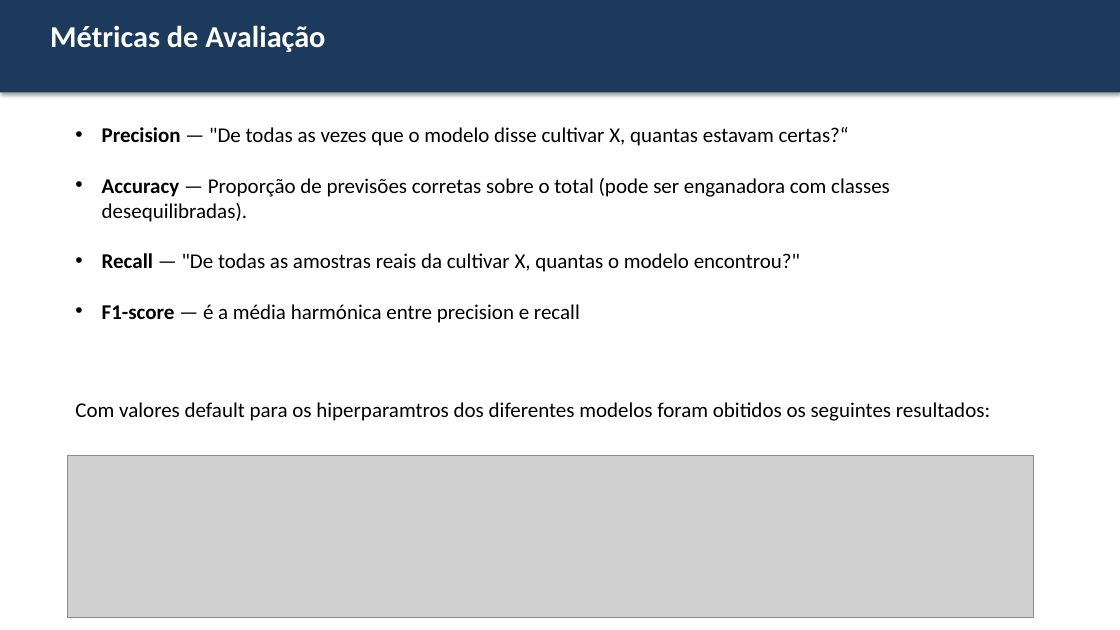
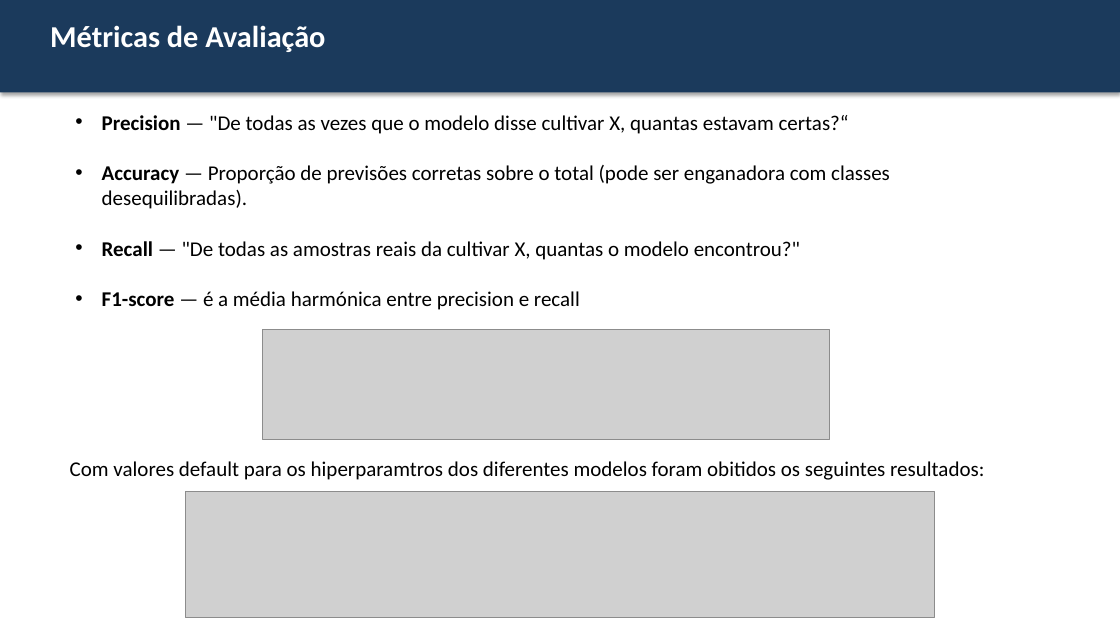
Before and after one commit to lseixasbras/ml-rumos-luis-bras, a slide deck: slide 21 of ML_rumos_luis_bras.pptx. Drawn at 1120x630 pixels with LibreOffice and Linux fonts; fonts in the diff are those of the drawing; grey boxes stand for pictures. Boxes give left, top, right and bottom in pixels: in the first picture for what was removed or moved away, otherwise in the second. Text is boxed around its words. In the diff, an @@ line names an element or a change of style, - is before the commit and + after.

```diff
--- a/ML_rumos_luis_bras.pptx
+++ b/ML_rumos_luis_bras.pptx
@@ text "Precision — "De todas as ...": place and size @@
-text "Precision — "De todas as ..." at bbox=[102, 127, 890, 323]
+text "Precision — "De todas as ..." at bbox=[102, 115, 890, 310]
@@ picture added at bbox=[262, 329, 829, 439] @@
@@ text "Com valores default para os ...": place and size @@
-text "Com valores default para os ..." at bbox=[75, 402, 990, 421]
+text "Com valores default para os ..." at bbox=[70, 461, 984, 480]
@@ picture: place and size @@
-picture at bbox=[67, 455, 1033, 618]
+picture at bbox=[186, 492, 935, 618]
```
Also in this commit, not shown: 1 other slide changed, 2 other files.
